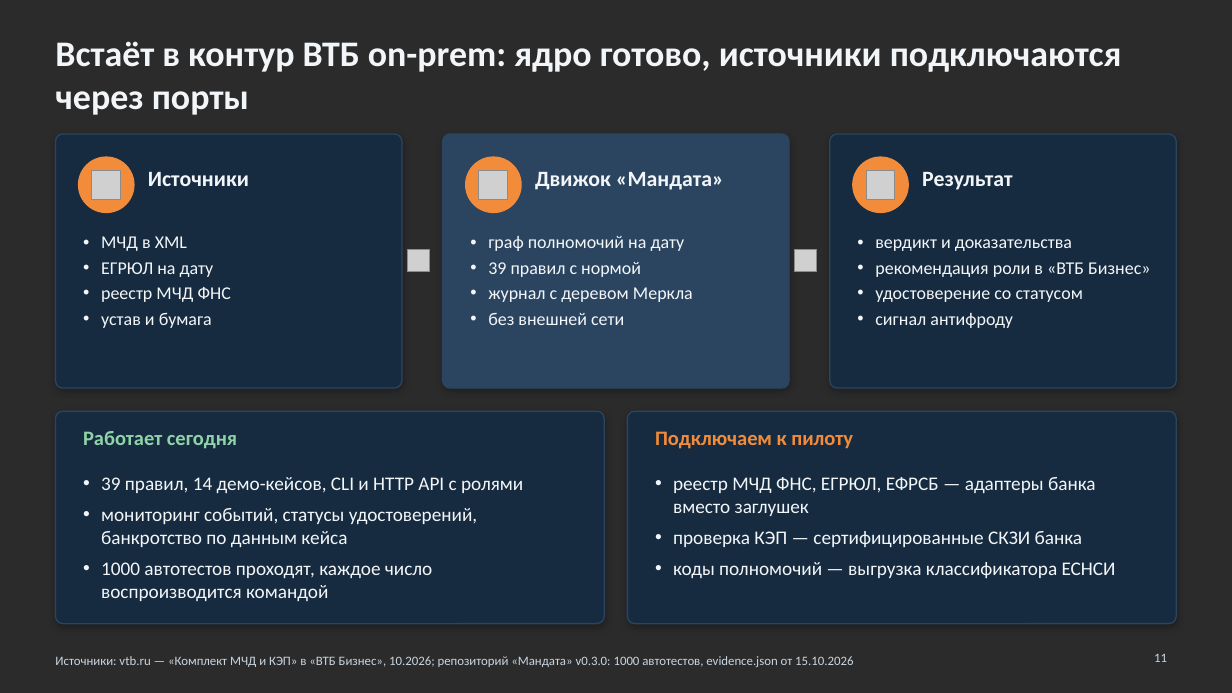
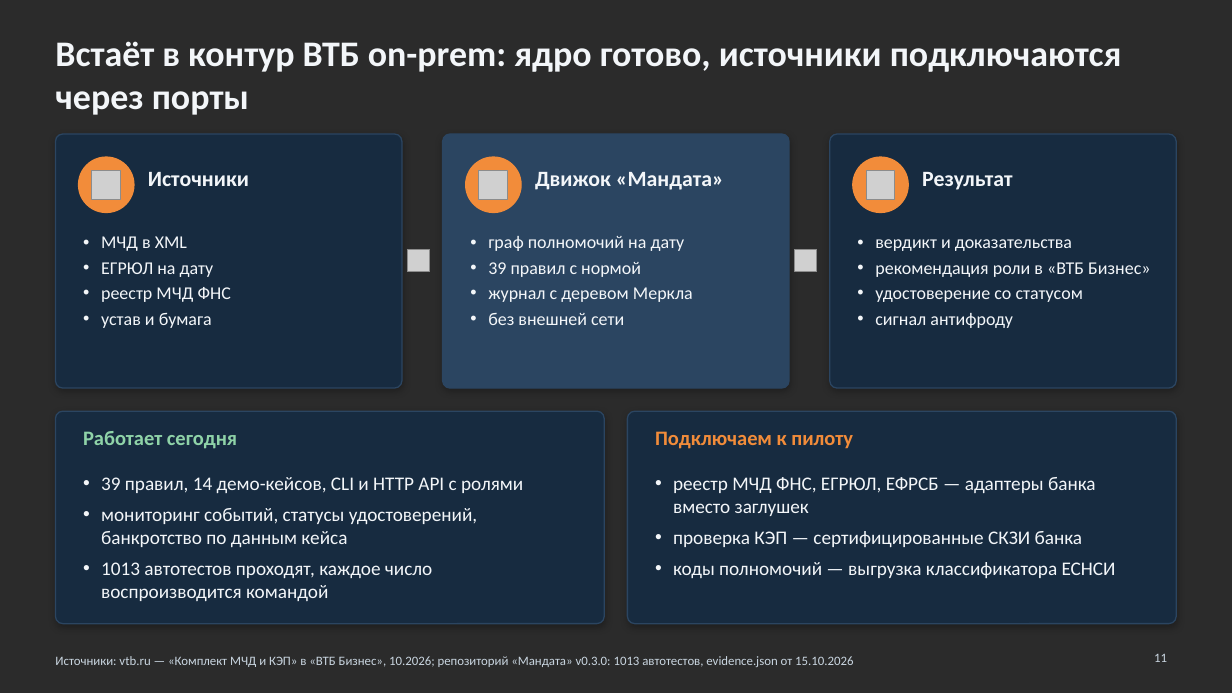
Before and after one commit to KonkovDV/Mandat, a slide deck: slide 11 of submission/slides/Mandat_VTB.pptx. Drawn at 1232x693 pixels with LibreOffice and Linux fonts; fonts in the diff are those of the drawing; grey boxes stand for pictures; background and template pictures are left out; a plain dark background stands for a picture behind light text. Boxes give left, top, right and bottom in pixels: in the first picture for what was removed or moved away, otherwise in the second. Text is boxed around its words. In the diff, an @@ line names an element or a change of style, - is before the commit and + after.

```diff
--- a/submission/slides/Mandat_VTB.pptx
+++ b/submission/slides/Mandat_VTB.pptx
@@ text at box(101, 562, 432, 601): text changed @@
-• 1000 автотестов проходят, каждое число воспроизводится командой
+• 1013 автотестов проходят, каждое число воспроизводится командой
@@ text at box(55, 656, 853, 667): text changed @@
-Источники: vtb.ru — «Комплект МЧД и КЭП» в «ВТБ Бизнес», 10.2026; репозиторий «Мандата» v0.3.0: 1000 автотестов, evidence.json от 15.10.2026
+Источники: vtb.ru — «Комплект МЧД и КЭП» в «ВТБ Бизнес», 10.2026; репозиторий «Мандата» v0.3.0: 1013 автотестов, evidence.json от 15.10.2026
```
Also in this commit, not shown: 2 other slides changed, 13 other files.
